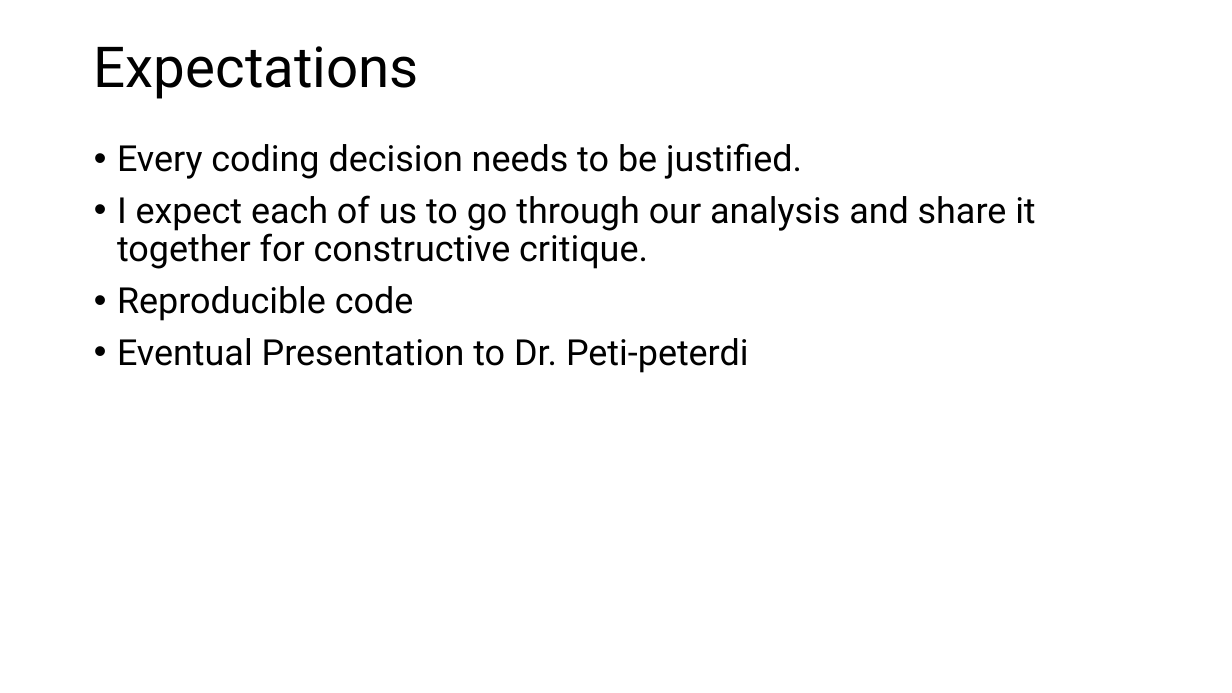
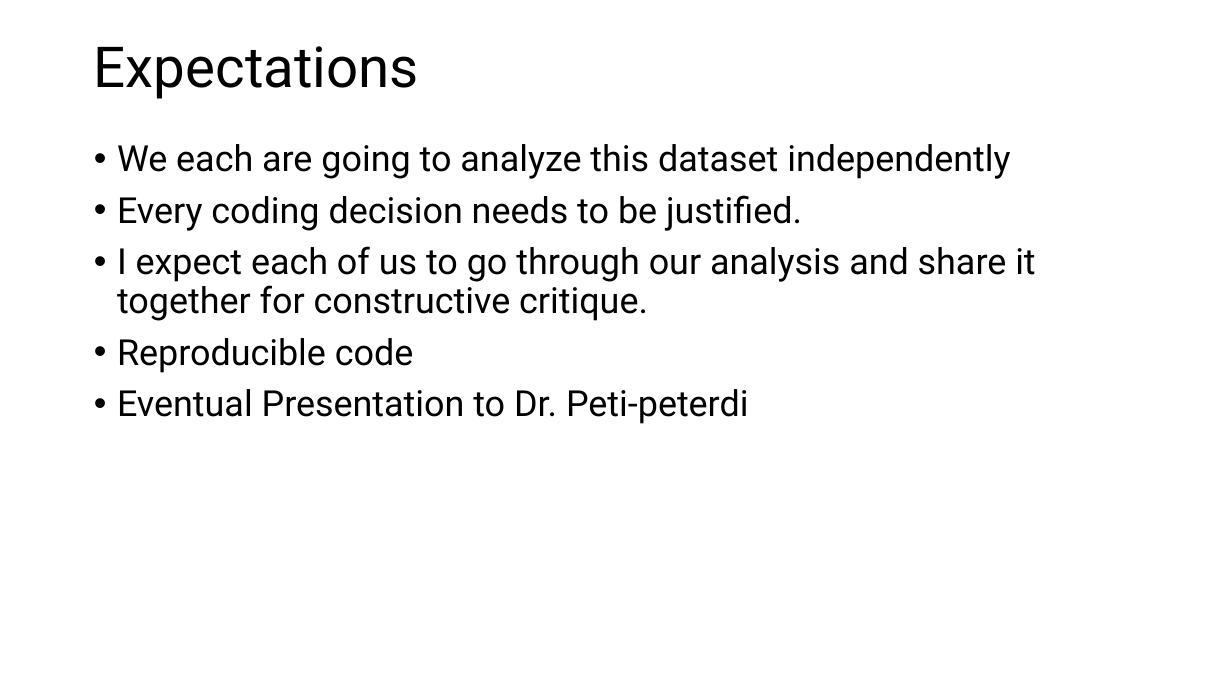
Before and after one commit to usckrc/macula_densa_scRNAseq, a slide deck: slide 13 of presentations/project_introduction_jwn.pptx (slide 9 before the commit). Drawn at 1232x693 pixels with LibreOffice and Linux fonts; fonts in the diff are those of the drawing. Boxes give left, top, right and bottom in pixels: in the first picture for what was removed or moved away, otherwise in the second. Text is boxed around its words. In the diff, an @@ line names an element or a change of style, - is before the commit and + after.

```diff
--- a/presentations/project_introduction_jwn.pptx
+++ b/presentations/project_introduction_jwn.pptx
@@ text at (117,144,1010,179): paragraph added @@
+• We each are going to analyze this dataset independently
```
Also in this commit, not shown: 4 other slides changed, 12 slides added, 3 slides removed, 4 other files.
